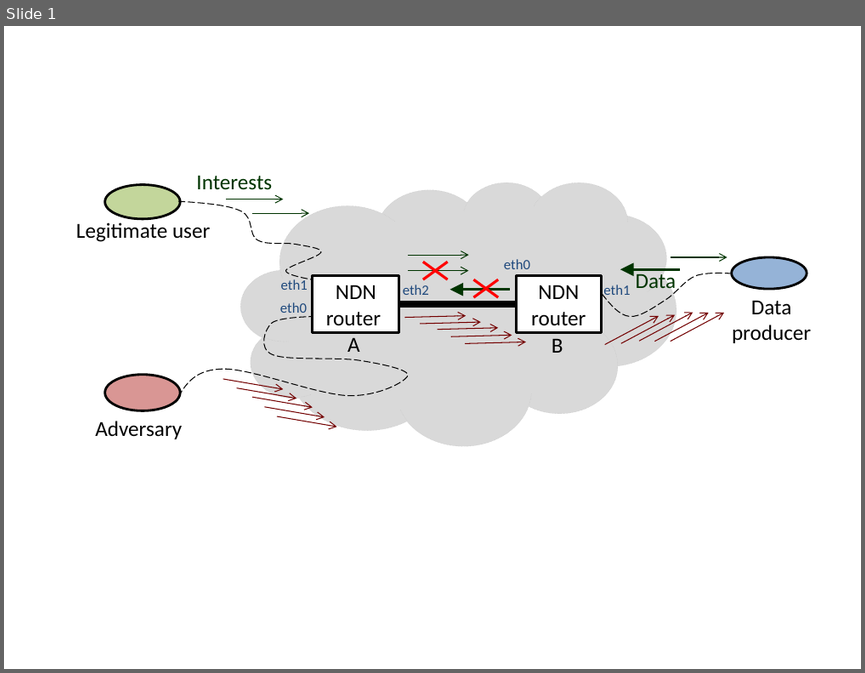
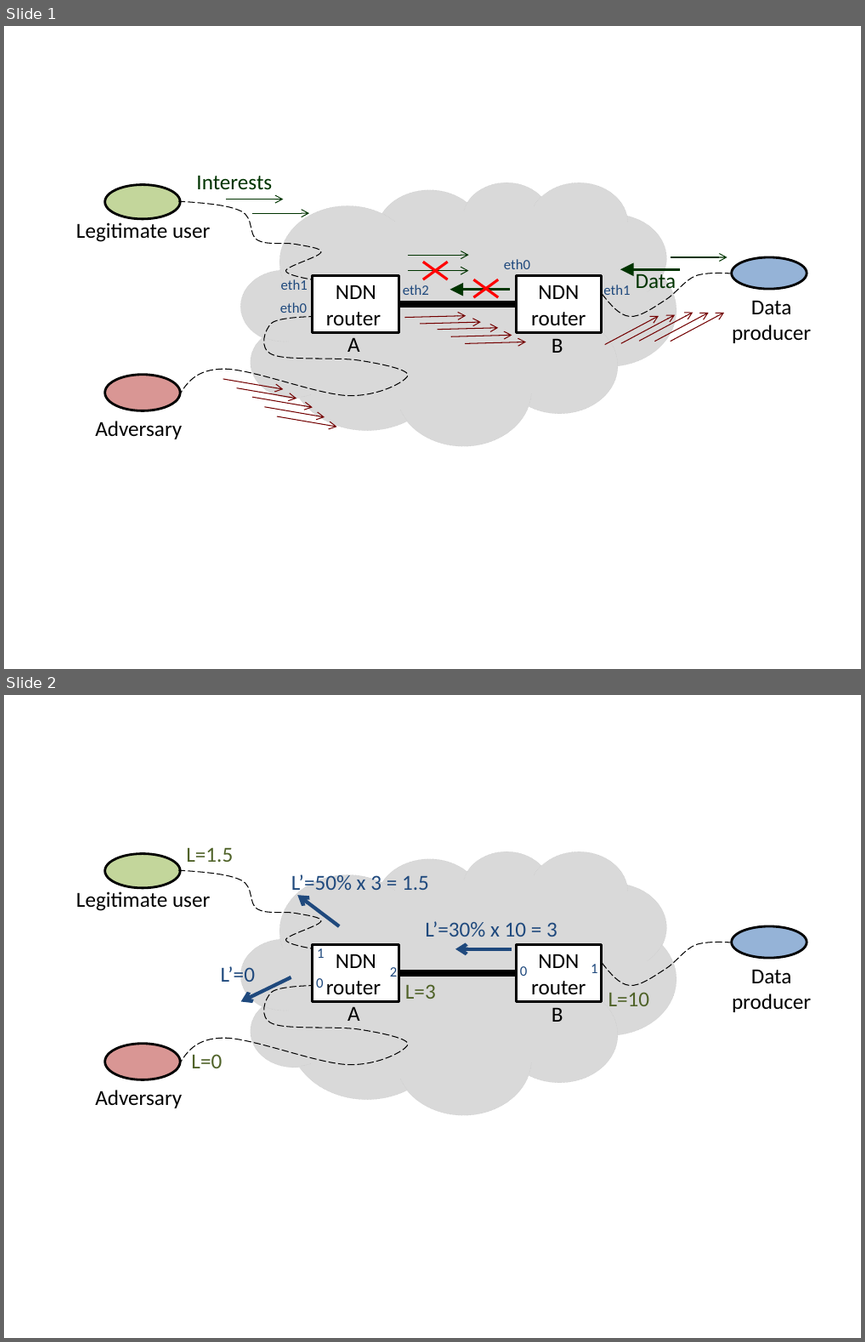
Before and after one commit to cawka/ifip-networking-2013-interest-flooding, a slide deck: figures/attack-definition.pptx. Shown one above the other, each under a label of ours: slide 1 before the commit, slides 1 and 2 after it. The pictures are 865x673 and 865x1342 pixels, drawn with LibreOffice and Linux fonts; fonts in the diff are those of the drawing. Boxes give left, top, right and bottom in pixels: in the first picture for what was removed or moved away, otherwise in the second. Text is boxed around its words. In the diff, an @@ line names an element or a change of style, - is before the commit and + after.

```diff
--- a/figures/attack-definition.pptx
+++ b/figures/attack-definition.pptx
@@ slide 2 added at (4,695,861,1338), background #FFFFFF @@
@@ text added at (186,847,233,862), 18 pt, text #4F6228 @@
+L=1.5
@@ ellipse added at (105,853,181,888), fill #C3D69B, outline #000000 2 pt @@
@@ freeform shape added at (178,870,321,947), outline #000000 0.75 pt dashed @@
@@ cloud added at (240,851,676,1114), fill #D9D9D9, outline #BFBFBF 0.25 pt dashed @@
@@ text added at (76,891,210,911), 18 pt, text #000000 @@
+Legitimate user
@@ text added at (291,874,429,896), 18 pt, text #1F497D @@
+L’=50% x 3 = 1.5
@@ arrow added from (339, 926) to (298, 895), #1F497D 3 pt @@
@@ text added at (425,921,557,936), 18 pt, text #1F497D @@
+L’=30% x 10 = 3
@@ rectangle added at (313,944,399,1002), fill #FFFFFF, outline #000000 2 pt, 18 pt, text #000000 @@
+NDN router
@@ text added at (317,948,324,958), 12 pt, text #1F497D @@
+1
@@ arrow added from (511, 948) to (455, 948), #1F497D 3 pt @@
@@ rectangle added at (517,944,602,1002), fill #FFFFFF, outline #000000 2 pt, 18 pt, text #000000 @@
+NDN router
@@ freeform shape added at (602,941,731,986), outline #000000 0.75 pt dashed @@
@@ ellipse added at (732,926,806,958), fill #95B3D7, outline #000000 2 pt @@
@@ text added at (221,966,255,981), 18 pt, text #1F497D @@
+L’=0
@@ text added at (390,967,397,976), 12 pt, text #1F497D @@
+2
@@ line added from (399, 973) to (517, 973), #000000 6 pt @@
@@ text added at (520,966,527,975), 12 pt, text #1F497D @@
+0
@@ text added at (590,964,597,973), 12 pt, text #1F497D @@
+1
@@ text added at (732,969,811,1012), 18 pt, text #000000 @@
+Data producer
@@ freeform shape added at (178,986,408,1065), outline #000000 0.75 pt dashed @@
@@ arrow added from (291, 977) to (240, 1002), #1F497D 3 pt @@
@@ text added at (316,978,323,987), 12 pt, text #1F497D @@
+0
@@ text added at (405,984,436,998), 18 pt, text #4F6228 @@
+L=3
@@ text added at (608,992,650,1006), 18 pt, text #4F6228 @@
+L=10
@@ text added at (347,1007,360,1021), 18 pt, text #000000 @@
+A
@@ text added at (551,1008,563,1021), 18 pt, text #000000 @@
+B
@@ ellipse added at (105,1043,181,1080), fill #D99694, outline #000000 2 pt @@
@@ text added at (191,1054,222,1068), 18 pt, text #4F6228 @@
+L=0
@@ text added at (95,1089,182,1108), 18 pt, text #000000 @@
+Adversary
```
Also in this commit, not shown: 6 other files.
